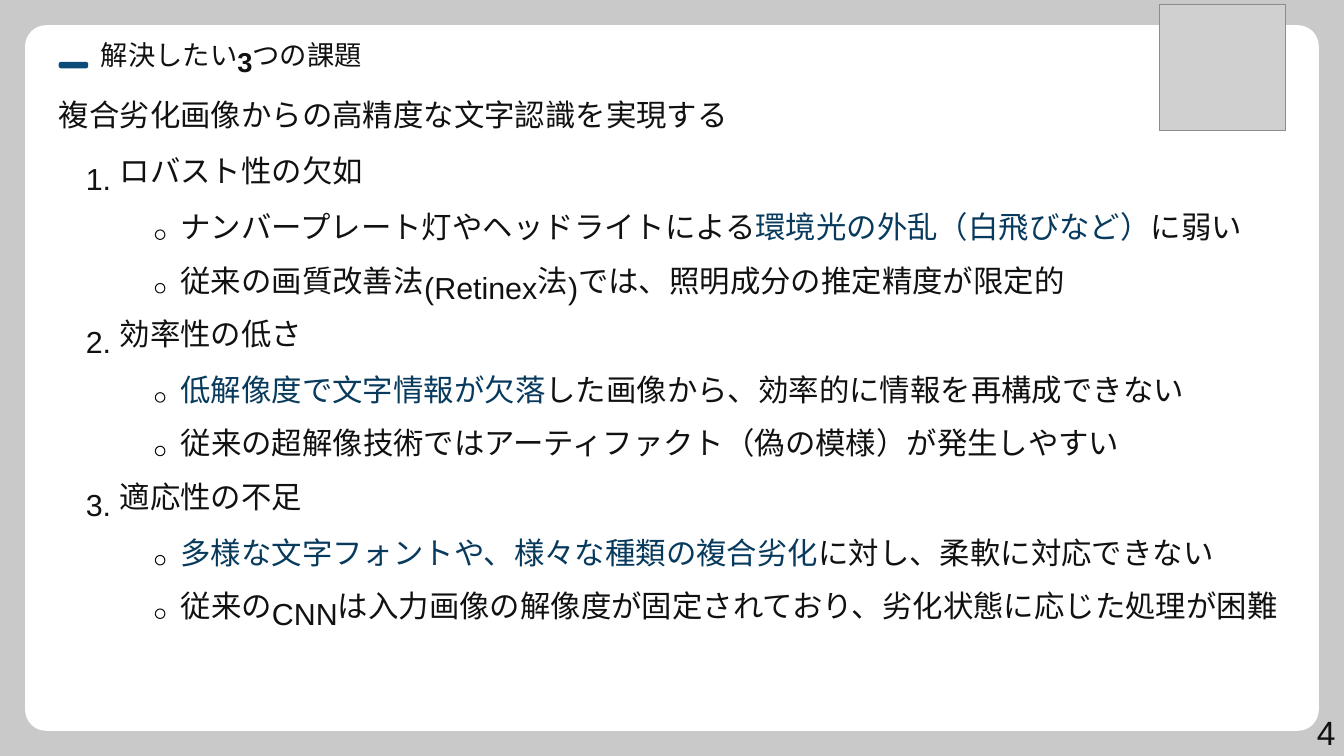
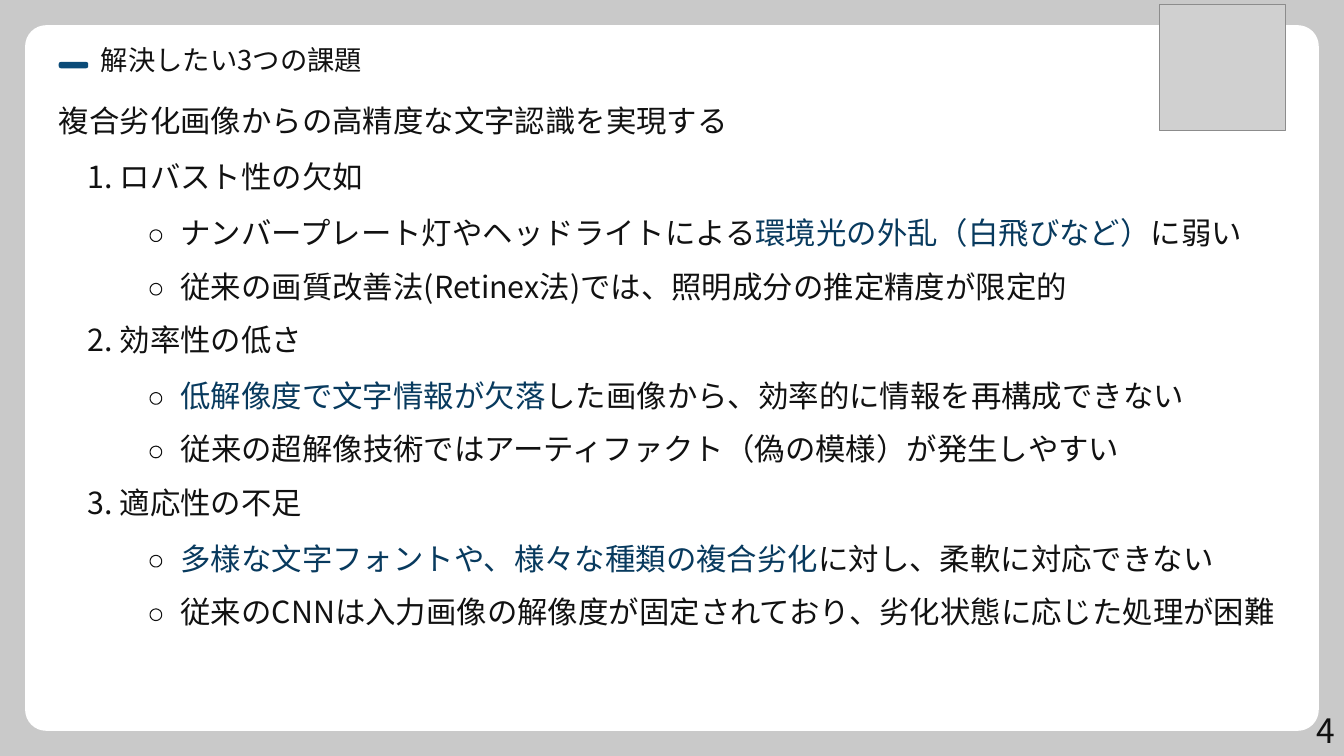
Before and after one commit to syarasyoujyu/create_presentation, a slide deck: slide 4 of data/sample-step3.pptx. Drawn at 1344x756 pixels with LibreOffice and Linux fonts; fonts in the diff are those of the drawing; grey boxes stand for pictures. Boxes give left, top, right and bottom in pixels: in the first picture for what was removed or moved away, otherwise in the second. Text is boxed around its words. In the diff, an @@ line names an element or a change of style, - is before the commit and + after.

Commit message:
フォントの違いによるエラーを解消

```diff
--- a/data/sample-step3.pptx
+++ b/data/sample-step3.pptx
@@ text at (x1=101, y1=47, x2=362, y2=73): text changed; font Noto Sans CJK SC to Noto Sans CJK JP @@
-解決したい
+解決したい3つの課題
@@ text removed at (x1=237, y1=53, x2=252, y2=73) @@
-3
@@ text removed at (x1=252, y1=42, x2=361, y2=68) @@
-つの課題
@@ text at (x1=59, y1=106, x2=728, y2=135): text changed; font Noto Sans CJK SC to Noto Sans CJK JP @@
-複合劣化画像からの⾼精度な⽂字認識を実現する
+複合劣化画像からの高精度な文字認識を実現する
@@ text removed at (x1=86, y1=169, x2=111, y2=190) @@
-1.
@@ text at (x1=87, y1=162, x2=363, y2=191): text changed; font Noto Sans CJK SC to Noto Sans CJK JP @@
-ロバスト性の⽋如
+1. ロバスト性の欠如
@@ text at (x1=181, y1=218, x2=1242, y2=247): text changed; font Noto Sans CJK SC to Noto Sans CJK JP @@
-ナンバープレート灯やヘッドライトによる環境光の外乱（⽩⾶びなど）に弱い
+ナンバープレート灯やヘッドライトによる環境光の外乱（白飛びなど）に弱い
@@ text removed at (x1=181, y1=266, x2=424, y2=295) @@
-従来の画質改善法
@@ text removed at (x1=538, y1=266, x2=568, y2=294) @@
-法
@@ text removed at (x1=569, y1=269, x2=599, y2=303) @@
-)
@@ text at (x1=181, y1=272, x2=1067, y2=304): text changed; font Noto Sans CJK SC to Noto Sans CJK JP @@
-では、照明成分の推定精度が限定的
+従来の画質改善法(Retinex法)では、照明成分の推定精度が限定的
@@ text removed at (x1=424, y1=277, x2=537, y2=305) @@
-(Retinex
@@ text at (x1=88, y1=325, x2=302, y2=354): text changed; font Noto Sans CJK SC to Noto Sans CJK JP @@
-効率性の低さ
+2. 効率性の低さ
@@ text removed at (x1=86, y1=331, x2=111, y2=353) @@
-2.
@@ text at (x1=181, y1=381, x2=1184, y2=410): text changed; font Noto Sans CJK SC to Noto Sans CJK JP @@
-低解像度で⽂字情報が⽋落した画像から、効率的に情報を再構成できない
+低解像度で文字情報が欠落した画像から、効率的に情報を再構成できない
@@ text at (x1=181, y1=434, x2=1120, y2=463): text changed; font Noto Sans CJK SC to Noto Sans CJK JP @@
-従来の超解像技術ではアーティファクト（偽の模様）が発⽣しやすい
+従来の超解像技術ではアーティファクト（偽の模様）が発生しやすい
@@ text removed at (x1=86, y1=494, x2=111, y2=517) @@
-3.
@@ text at (x1=88, y1=488, x2=302, y2=517): text changed; font Noto Sans CJK SC to Noto Sans CJK JP @@
-適応性の不⾜
+3. 適応性の不足
@@ text at (x1=181, y1=544, x2=1214, y2=573): text changed; font Noto Sans CJK SC to Noto Sans CJK JP @@
-多様な⽂字フォントや、様々な種類の複合劣化に対し、柔軟に対応できない
+多様な文字フォントや、様々な種類の複合劣化に対し、柔軟に対応できない
@@ text at (x1=181, y1=597, x2=1275, y2=626): text changed; font Noto Sans CJK SC to Noto Sans CJK JP @@
-は⼊⼒画像の解像度が固定されており、劣化状態に応じた処理が困難
+従来のCNNは入力画像の解像度が固定されており、劣化状態に応じた処理が困難
@@ text removed at (x1=181, y1=591, x2=272, y2=620) @@
-従来の
@@ 6 freeform shapes moved together from (x1=155, y1=230, x2=164, y2=618) to (x1=150, y1=230, x2=161, y2=620) @@
@@ text removed at (x1=272, y1=603, x2=338, y2=626) @@
-CNN
@@ text "4" at (x1=1317, y1=708, x2=1336, y2=743): font Arial to Noto Sans CJK JP @@
```
Also in this commit, not shown: 13 other slides changed, 11 other files.
